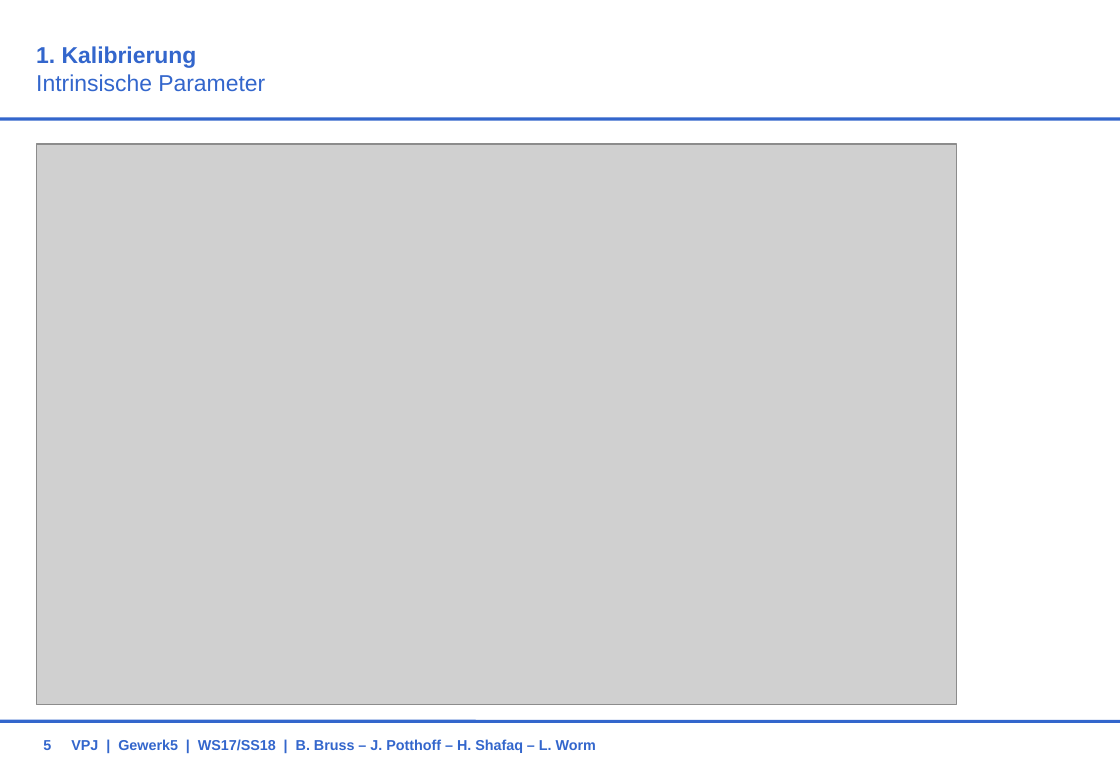
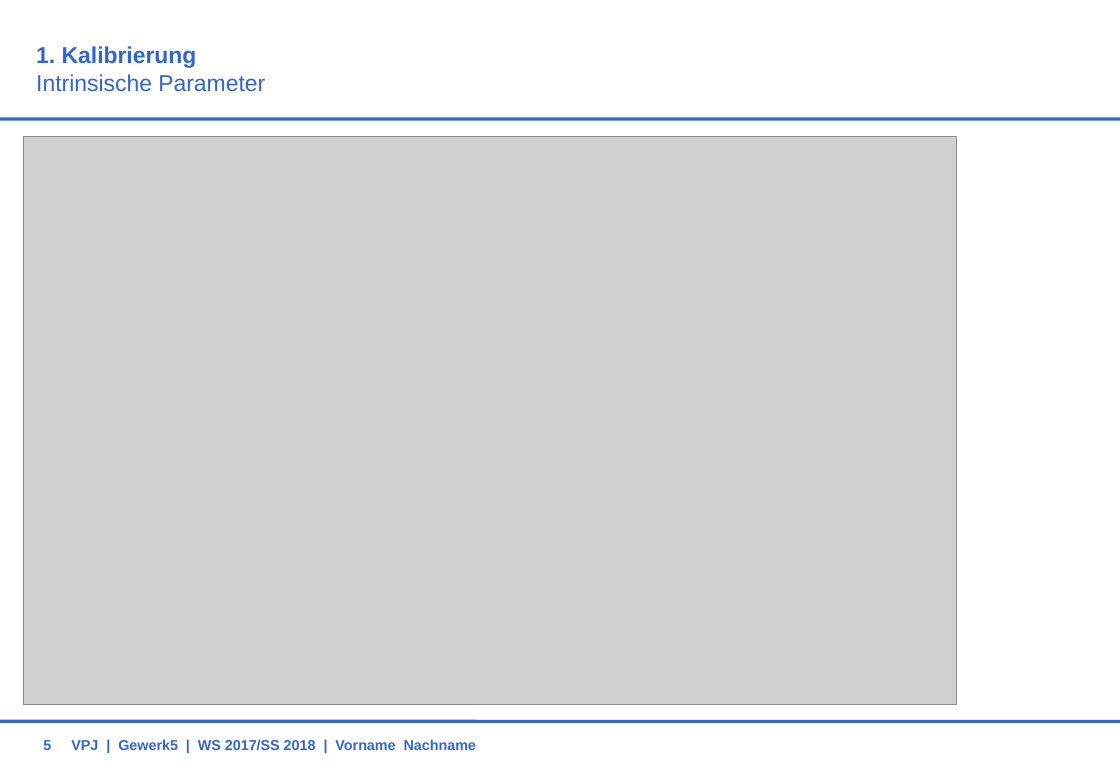
Before and after one commit to BBRUSS/VPJW17G5, a slide deck: slide 5 of 11_Orga/KonzeptG5.ppt. Drawn at 1120x775 pixels with LibreOffice and Linux fonts; fonts in the diff are those of the drawing; grey boxes stand for pictures; background and template pictures are left out. Boxes give left, top, right and bottom in pixels: in the first picture for what was removed or moved away, otherwise in the second. Text is boxed around its words. In the diff, an @@ line names an element or a change of style, - is before the commit and + after.

```diff
--- a/11_Orga/KonzeptG5.ppt
+++ b/11_Orga/KonzeptG5.ppt
@@ picture: place and size @@
-picture at bbox=[36, 144, 956, 705]
+picture at bbox=[24, 136, 957, 705]
@@ text at bbox=[71, 739, 476, 751]: text changed @@
-VPJ | Gewerk5 | WS17/SS18 | B. Bruss – J. Potthoff – H. Shafaq – L. Worm
+VPJ | Gewerk5 | WS 2017/SS 2018 | Vorname Nachname
```
Also in this commit, not shown: 12 other slides changed, 1 other file.
